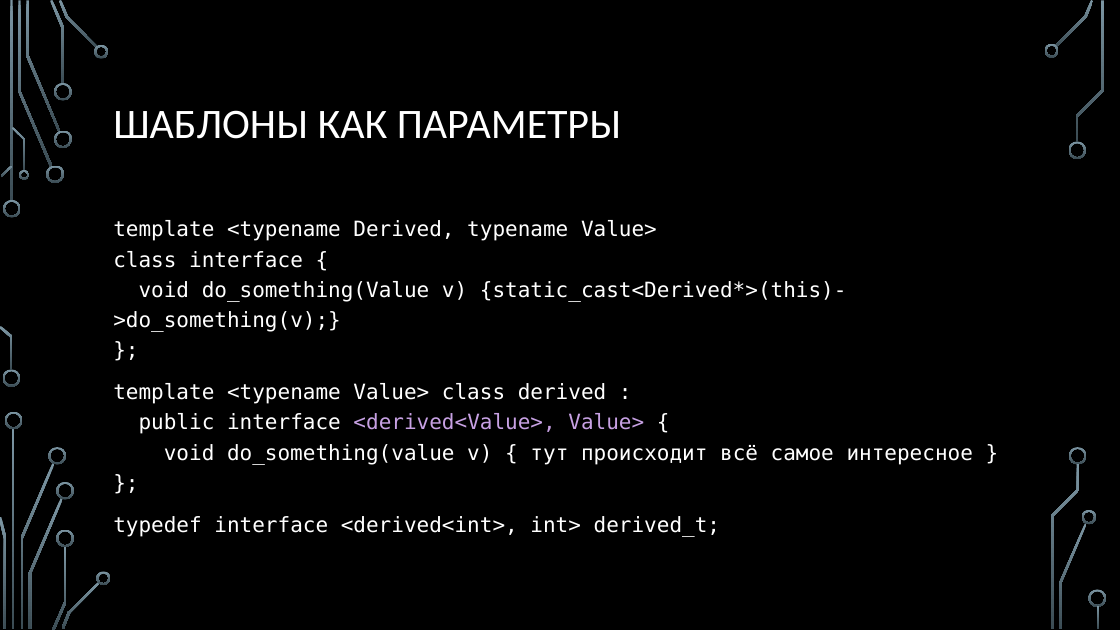
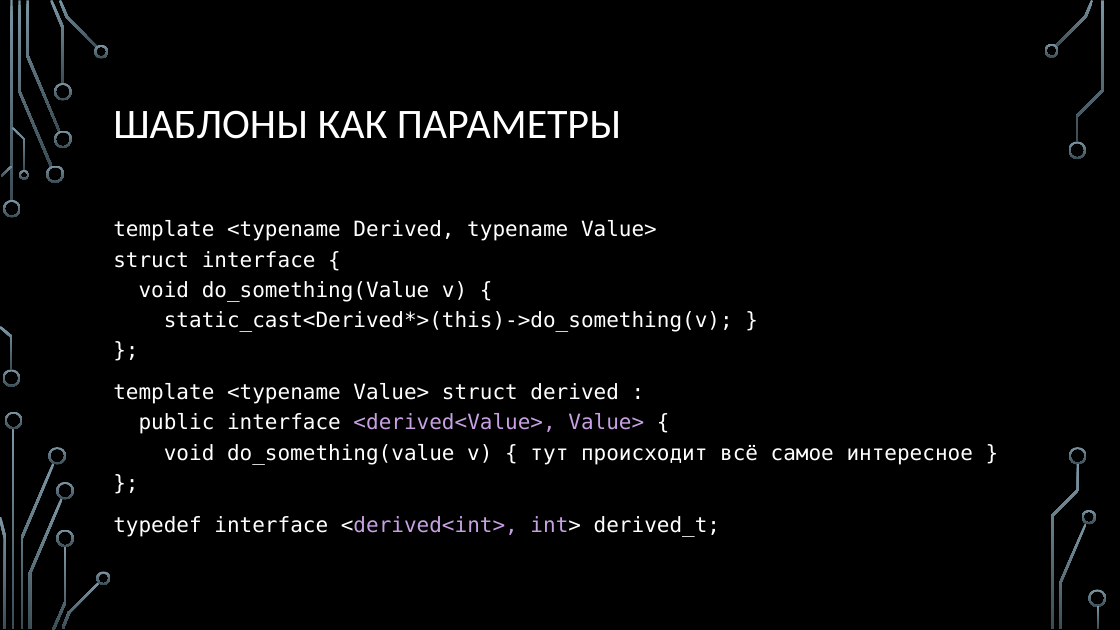
Before and after one commit to MIPT-ILab/cpp-lects-rus, a slide deck: slide 16 of slides/lec2-8-sfinae.pptx. Drawn at 1120x630 pixels with LibreOffice and Linux fonts; fonts in the diff are those of the drawing; background and template pictures are left out. Boxes give left, top, right and bottom in pixels: in the first picture for what was removed or moved away, otherwise in the second. Text is boxed around its words. In the diff, an @@ line names an element or a change of style, - is before the commit and + after.

```diff
--- a/slides/lec2-8-sfinae.pptx
+++ b/slides/lec2-8-sfinae.pptx
@@ text at (113, 220, 973, 465): text changed @@
-template <typename Derived, typename Value>
-class interface {
-void do_something(Value v) {static_cast<Derived*>(this)->do_something(v);}
-};
-template <typename Value> class derived :
-public interface <derived<Value>, Value> {
-void do_something(value v) { тут происходит всё самое интересное }
-};
+template <typename Derived, typename Value>
+struct interface {
+void do_something(Value v) {
+static_cast<Derived*>(this)->do_something(v); }
+};
+template <typename Value> struct derived :
+public interface <derived<Value>, Value> {
+void do_something(value v) { тут происходит всё самое интересное }
+};
@@ text at (113, 516, 720, 537): text colour #FFFFFF to #C7A1E3 in "<derived<int>, int>" @@
```
Also in this commit, not shown: 10 other slides changed, 31 slides added, 2 slides removed, 14 other files.
